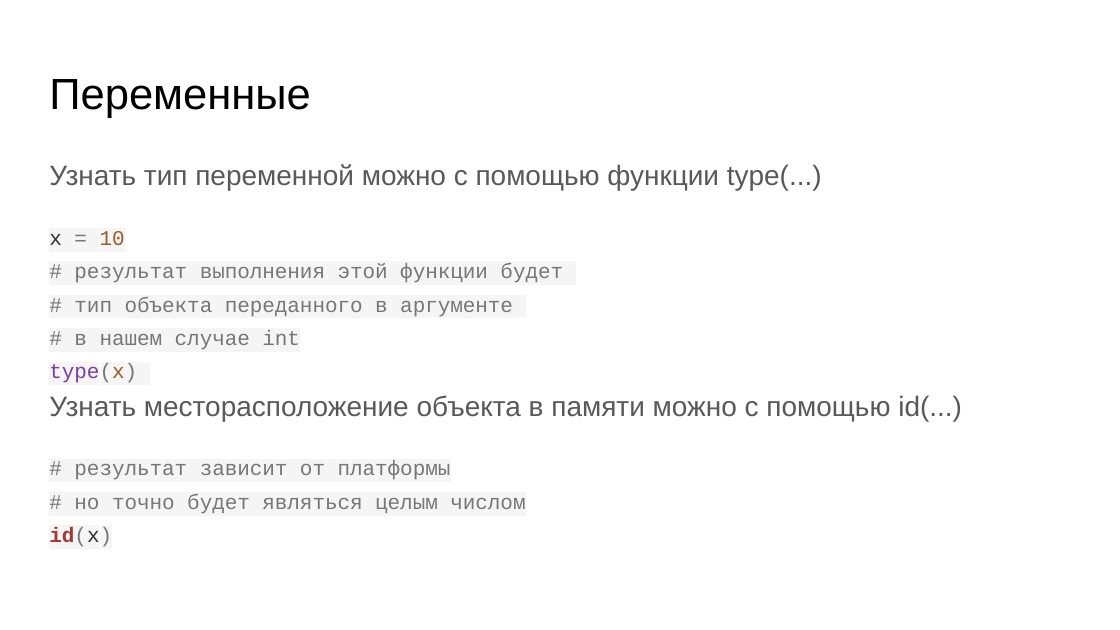
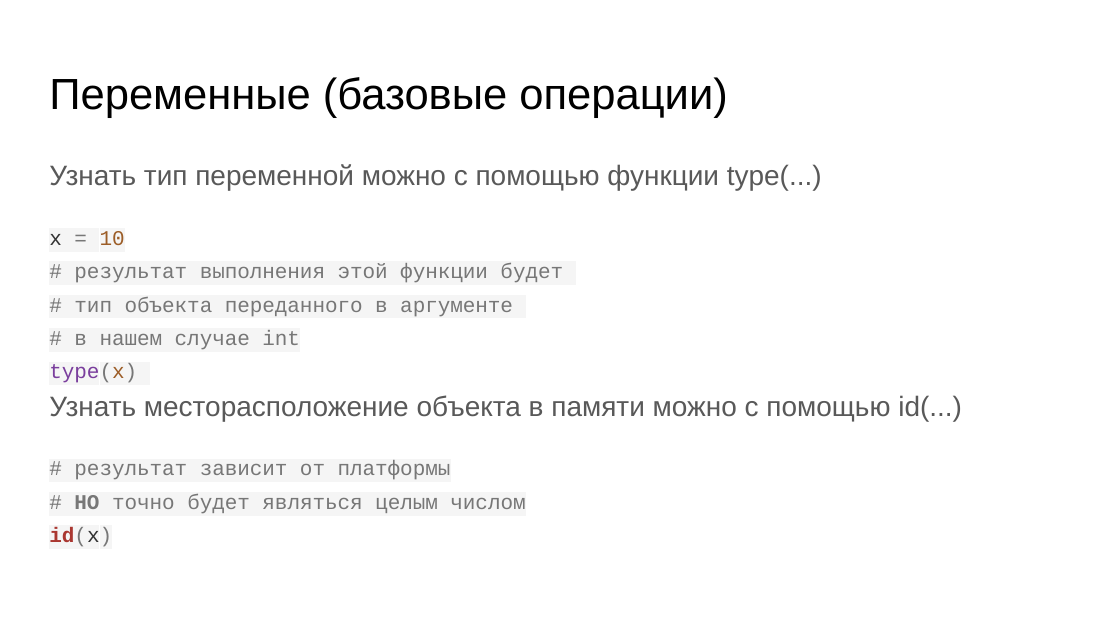
Before and after one commit to skhayrulin/python_course, a slide deck: slide 63 of lecture/Lecture2.pptx (slide 20 before the commit). Drawn at 1120x630 pixels with LibreOffice and Linux fonts; fonts in the diff are those of the drawing. Boxes give left, top, right and bottom in pixels: in the first picture for what was removed or moved away, otherwise in the second. Text is boxed around its words. In the diff, an @@ line names an element or a change of style, - is before the commit and + after.

```diff
--- a/lecture/Lecture2.pptx
+++ b/lecture/Lecture2.pptx
@@ title at [49,77,727,118]: text changed @@
-Переменные
+Переменные (базовые операции)
@@ text at [74,494,525,514]: text changed @@
-# но точно будет являться целым числом
+# НО точно будет являться целым числом
```
Also in this commit, not shown: 9 other slides changed, 50 slides added, 2 slides removed, 1 other file.
